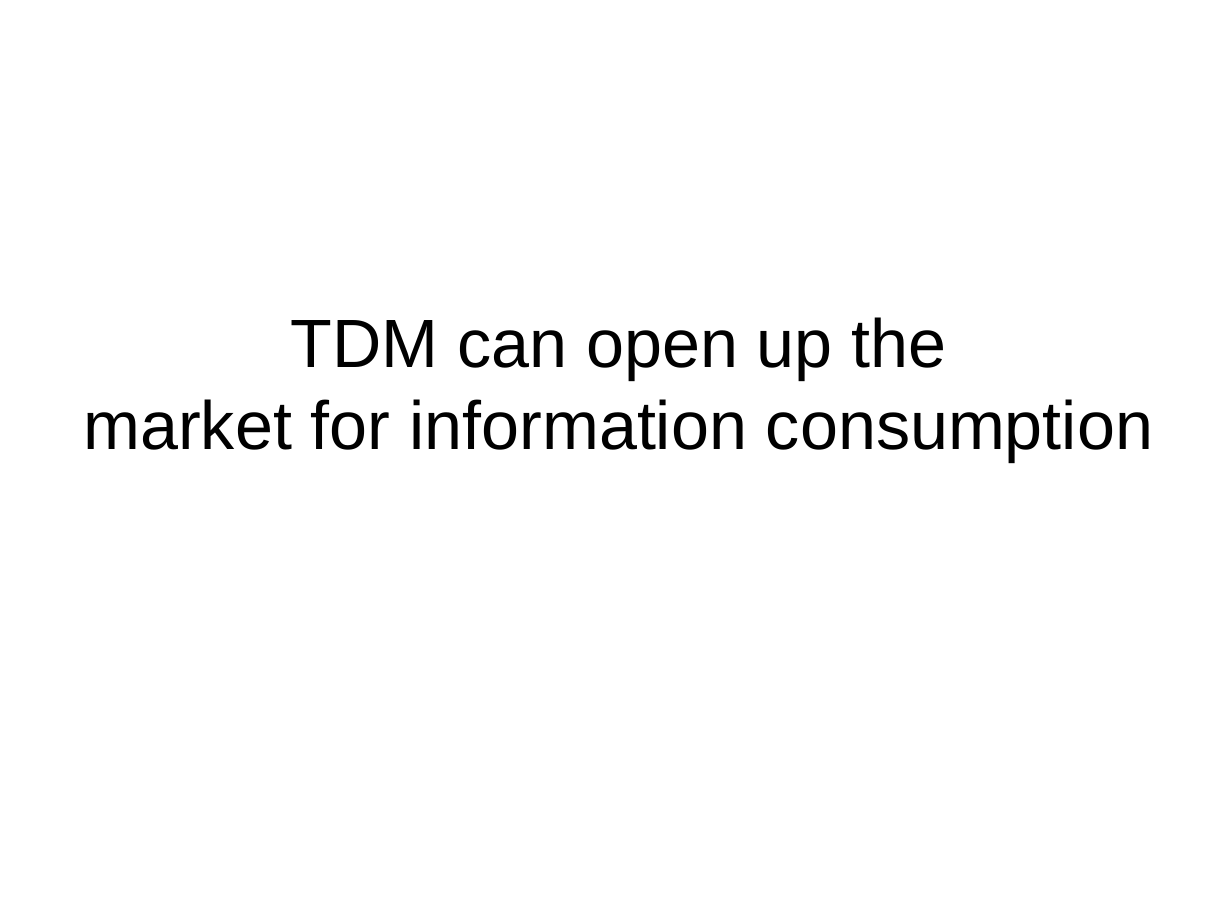
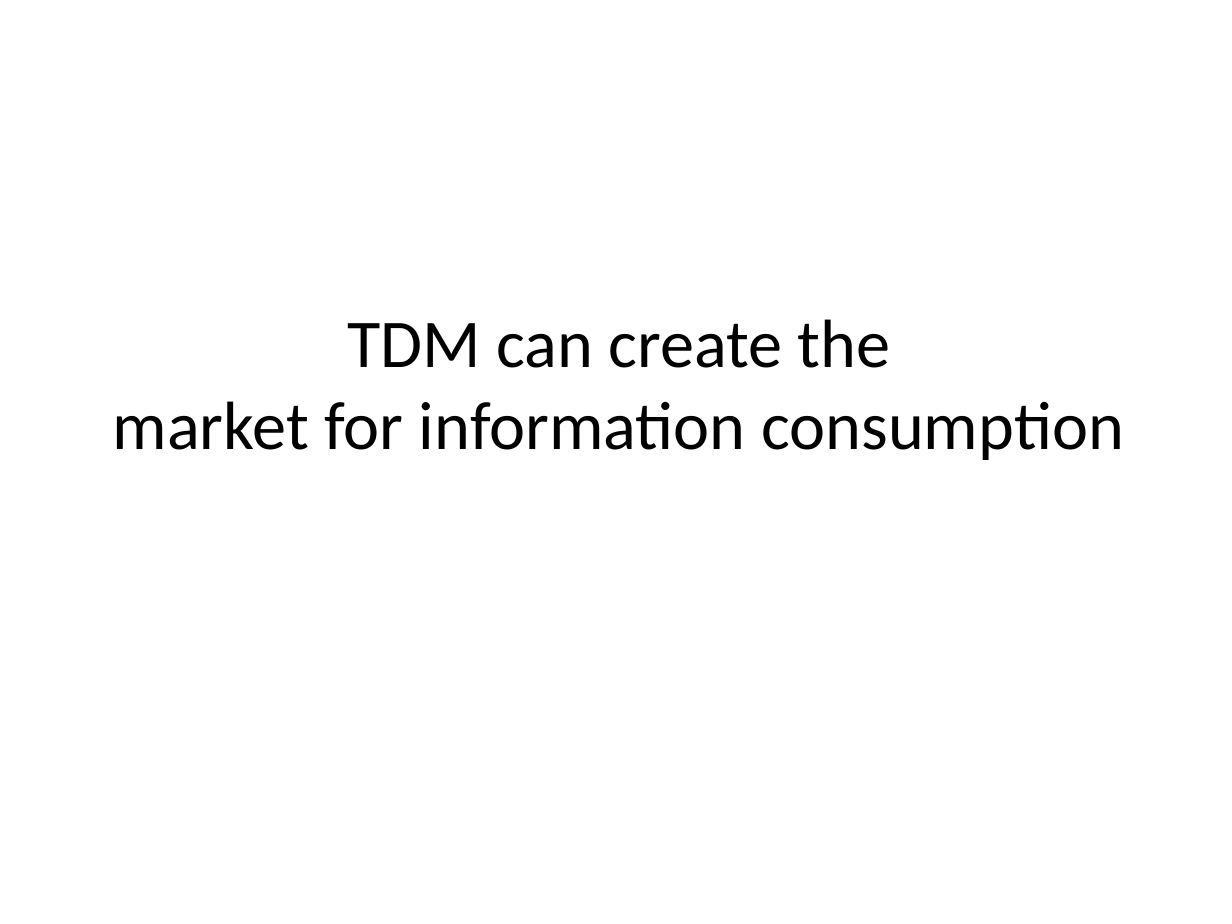
Before and after one commit to chartgerink/talks, a slide deck: slide 34 of 2016_2017/20170621tdm-ep/presentation.odp (slide 28 before the commit). Drawn at 1232x924 pixels with LibreOffice and Linux fonts; fonts in the diff are those of the drawing. Boxes give left, top, right and bottom in pixels: in the first picture for what was removed or moved away, otherwise in the second. Text is boxed around its words. In the diff, an @@ line names an element or a change of style, - is before the commit and + after.

```diff
--- a/2016_2017/20170621tdm-ep/presentation.odp
+++ b/2016_2017/20170621tdm-ep/presentation.odp
@@ title at [113,319,1124,460]: text changed; font Arial to Calibri @@
-TDM can open up the
-market for information consumption
+TDM can create the
+market for information consumption
```
Also in this commit, not shown: 26 other slides changed, 15 slides added, 6 slides removed, 2 other files.
